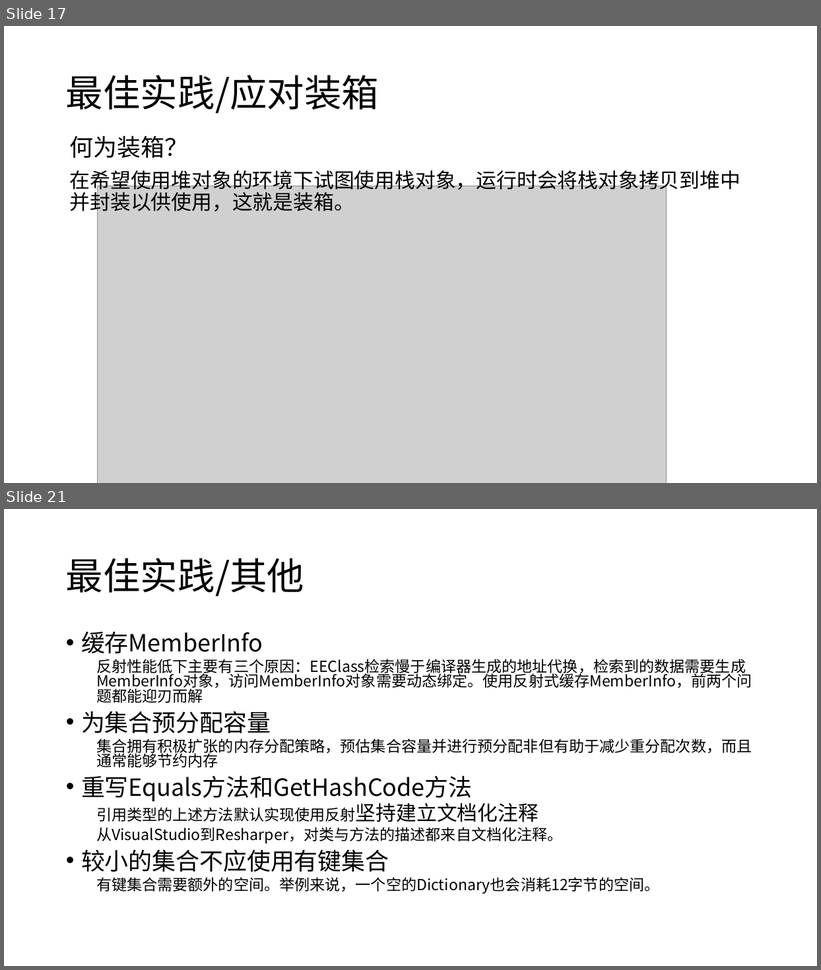
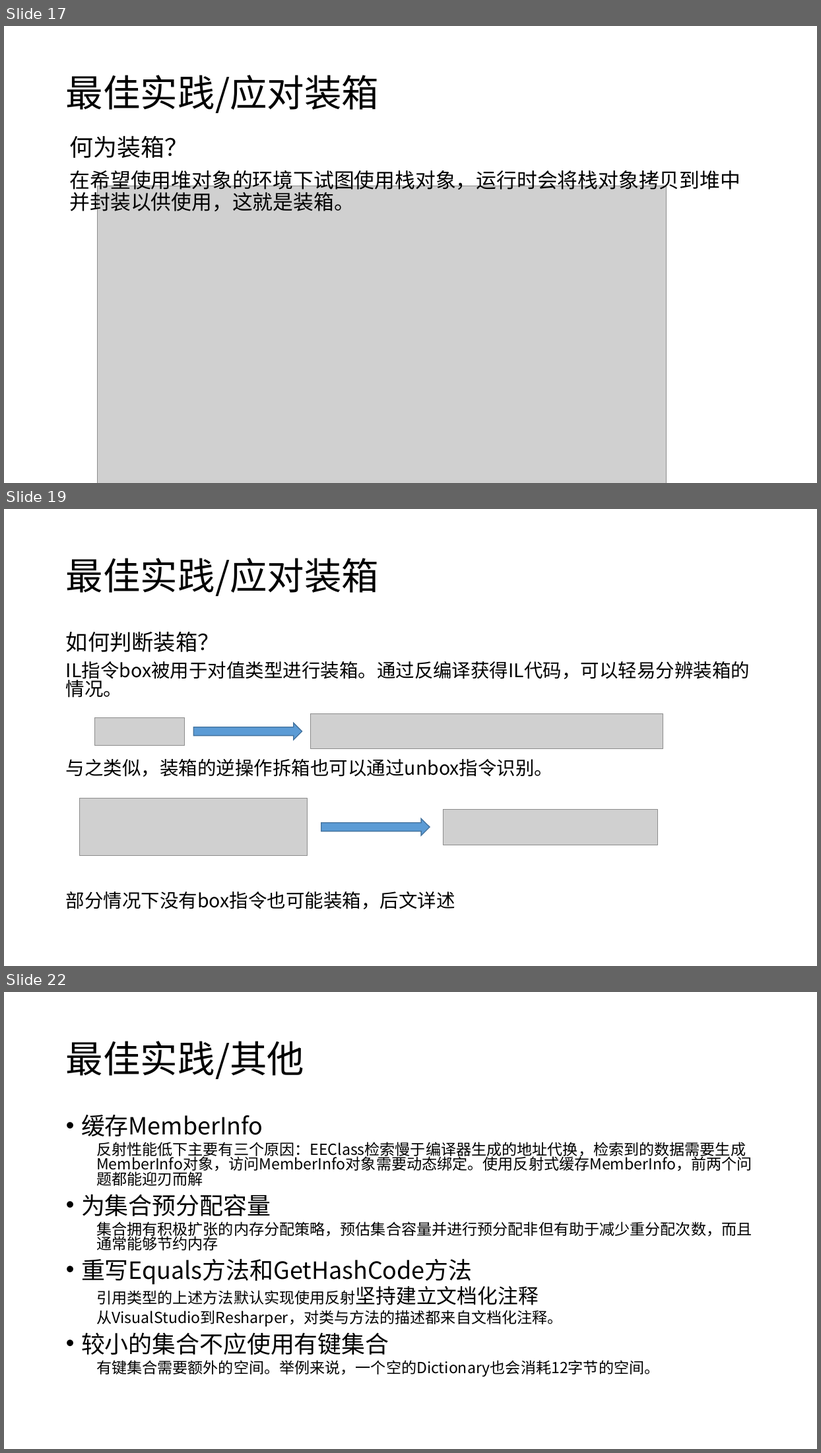
Before and after one commit to snakealpha/DotNetSession, a slide deck: pptx.pptx.pptx. Shown one above the other, each under a label of ours: slides 17 and 21 before the commit, slides 17, 19 and 22 after it; the slides between them are not shown. The pictures are 821x970 and 821x1453 pixels, drawn with LibreOffice and Linux fonts; fonts in the diff are those of the drawing; grey boxes stand for pictures. Boxes give left, top, right and bottom in pixels: in the first picture for what was removed or moved away, otherwise in the second. Text is boxed around its words. In the diff, an @@ line names an element or a change of style, - is before the commit and + after.

Commit message:
装箱重编

```diff
--- a/pptx.pptx.pptx
+++ b/pptx.pptx.pptx
@@ slide 19 added at [4,509,817,966], background #FFFFFF @@
@@ title added at [66,558,379,596], 44 pt, text #000000 @@
+最佳实践/应对装箱
@@ text added at [66,632,750,910], 22.2 pt, text #000000 @@
+如何判断装箱？
+IL指令box被用于对值类型进行装箱。通过反编译获得IL代码，可以轻易分辨装箱的情况。
+与之类似，装箱的逆操作拆箱也可以通过unbox指令识别。
+部分情况下没有box指令也可能装箱，后文详述
@@ picture added at [95,718,185,746] @@
@@ right arrow added at [193,723,302,740], fill #5B9BD5, outline #43739E 1 pt @@
@@ picture added at [311,714,663,749] @@
@@ picture added at [80,798,308,856] @@
@@ right arrow added at [321,819,430,836], fill #5B9BD5, outline #43739E 1 pt @@
@@ picture added at [443,810,657,845] @@
@@ what was slide 21 is now slide 22 @@
```
Also in this commit, not shown: 3 other slides added, 3 slides removed, 1 other file.
